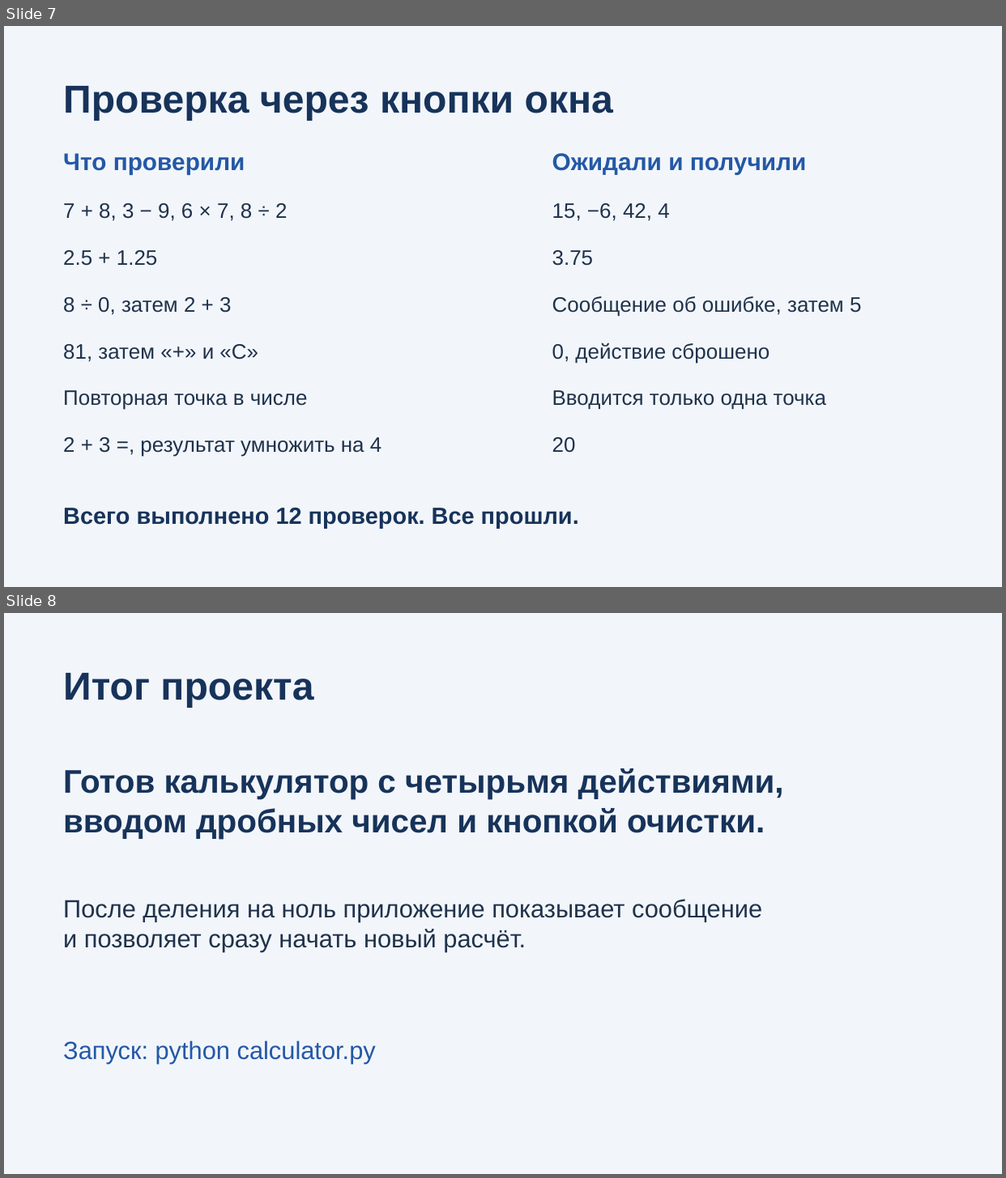
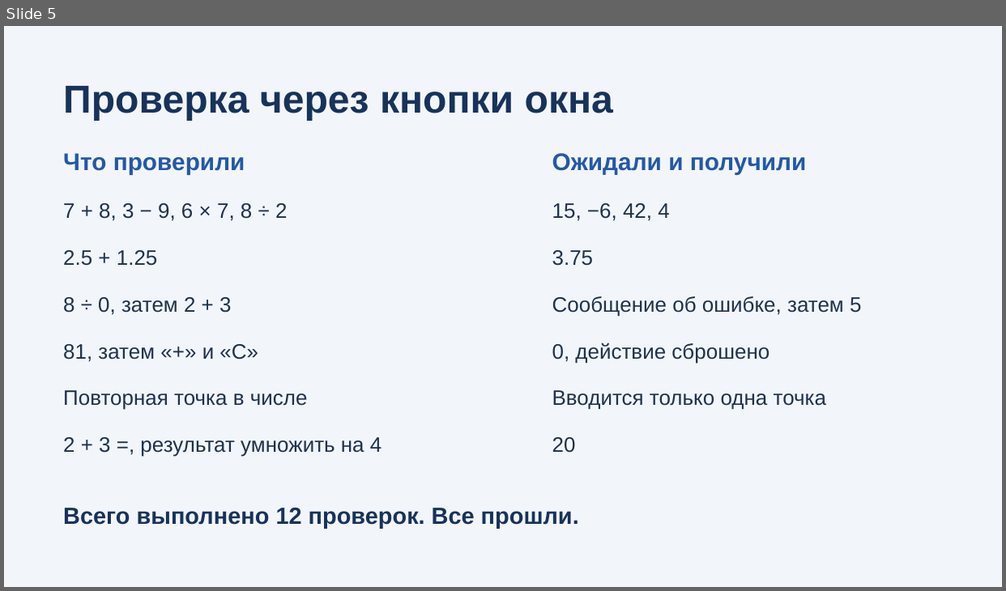
Before and after one commit to ArtikM1106/python-calculator-project, a slide deck: calculator.pptx. Shown one above the other, each under a label of ours: slides 7 and 8 before the commit, slide 5 after it. The pictures are 1006x1178 and 1006x591 pixels, drawn with LibreOffice and Linux fonts; fonts in the diff are those of the drawing. Boxes give left, top, right and bottom in pixels: in the first picture for what was removed or moved away, otherwise in the second. Text is boxed around its words. In the diff, an @@ line names an element or a change of style, - is before the commit and + after.

```diff
--- a/calculator.pptx
+++ b/calculator.pptx
@@ slide 8 removed at bbox=[4, 613, 1002, 1174], background #F2F6FB @@
@@ text removed at bbox=[63, 673, 313, 708] @@
-Итог проекта
@@ text removed at bbox=[63, 769, 784, 839] @@
-Готов калькулятор с четырьмя действиями,
-вводом дробных чисел и кнопкой очистки.
@@ text removed at bbox=[63, 899, 762, 952] @@
-После деления на ноль приложение показывает сообщение
-и позволяет сразу начать новый расчёт.
@@ text removed at bbox=[63, 1041, 376, 1064] @@
-Запуск: python calculator.py
@@ what was slide 7 is now slide 5 @@
```
Also in this commit, not shown: 5 slides added, 2 other slides removed, 1 other file.
